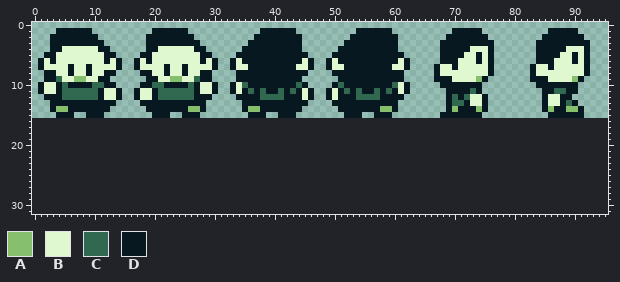
Sprite sheet -- TheOfficeScape/assets/sprites/Javi.png. Above is the file before it was changed.
The file is 96x16 pixels. The old version is drawn lined up with the new one, on the new canvas.
Palette (. is transparent): A #86c06c  B #e0f8cf  C #306850  D #071821
Pixels before (only the part around the change), first column x 0:
13 ...DDDDDDDDDDD....DDDDDDDDDDD......DDDDDDDDDDD....DDDDDDDDDDD........DCCDBBD.........DBBDCD...
14 ...DAADDDDDDD......DDDDDDDAAD......DAADDDDDDD......DDDDDDDAAD........DADDDAD.........DADDAAD..
15 ....DDD..DDD........DDD..DDD........DDD..DDD........DDD..DDD........DDDDDDD...........DDDDDD..
16 ..............................................................................................
17 ..............................................................................................
18 ..............................................................................................
19 ..............................................................................................
20 ..............................................................................................
21 ..............................................................................................
22 ..............................................................................................
23 ..............................................................................................
24 ..............................................................................................
25 ..............................................................................................
26 ..............................................................................................
27 ..............................................................................................
28 ..............................................................................................
29 ..............................................................................................
30 ..............................................................................................
31 ..............................................................................................
New version:
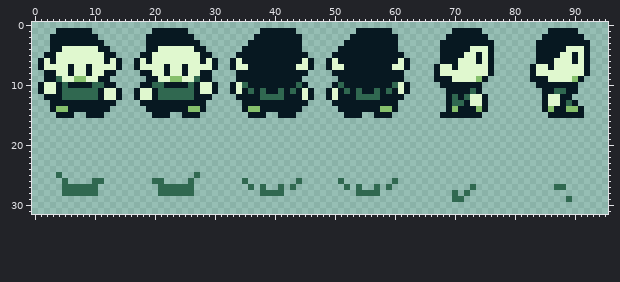
The exact change:
canvas 96x16 -> 96x32
Changed rows in their new state; - is an unchanged pixel.
first column x 4:
25 C----------------------C--------------------------------------------------------------
26 -C----CC--------CC----C--------C--------C------C--------C-----------------------------
27 -CCCCCC----------CCCCCC---------C-C--C-C--------C-C--C-C-------------C-------------CC-
28 -CCCCCC----------CCCCCC-----------CCCC------------CCCC------------C-C-----------------
29 ------------------------------------------------------------------CC-----------------C
